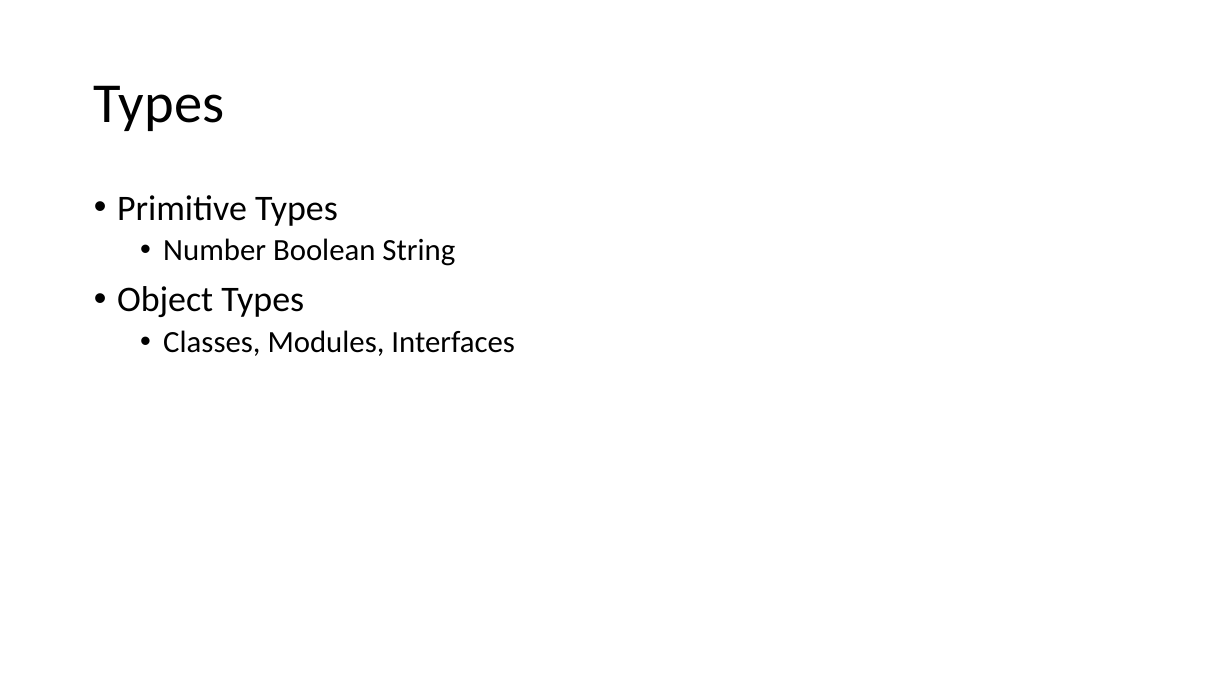
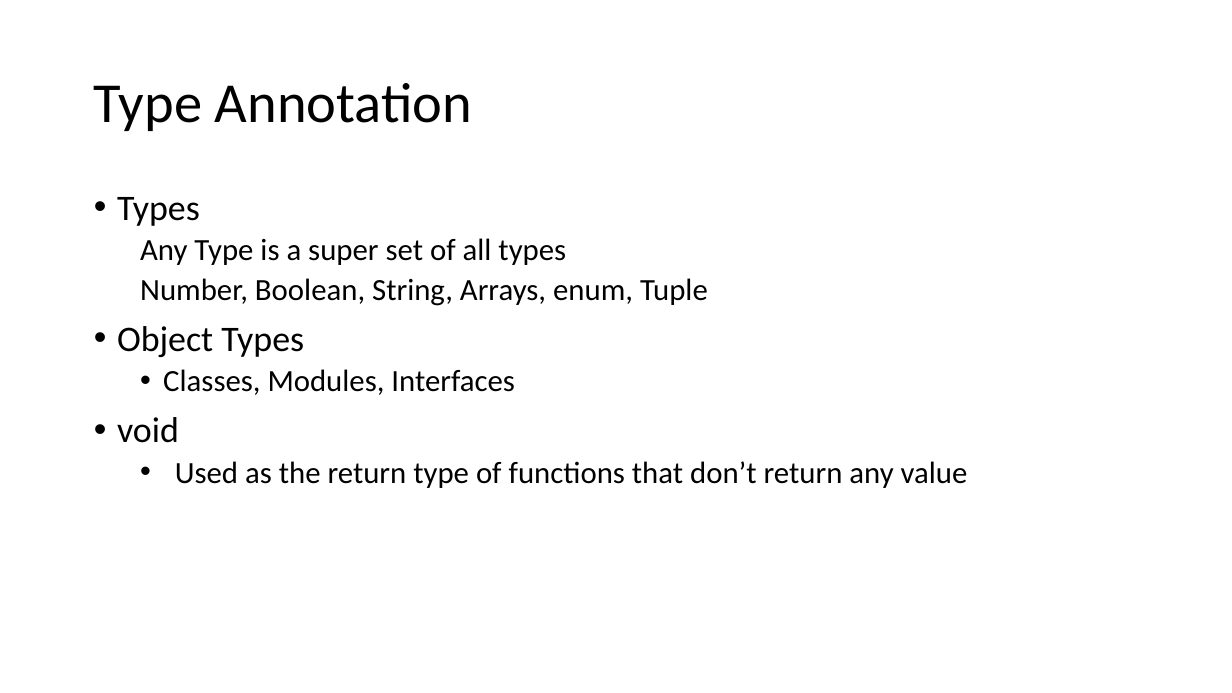
Before and after one commit to sitaramgarlapati/angularDemo, a slide deck: slide 11 of slides/Ang Sessions.pptx (slide 14 before the commit). Drawn at 1232x693 pixels with LibreOffice and Linux fonts; fonts in the diff are those of the drawing. Boxes give left, top, right and bottom in pixels: in the first picture for what was removed or moved away, otherwise in the second. Text is boxed around its words. In the diff, an @@ line names an element or a change of style, - is before the commit and + after.

```diff
--- a/slides/Ang Sessions.pptx
+++ b/slides/Ang Sessions.pptx
@@ title at (x1=94, y1=83, x2=472, y2=131): text changed @@
-Types
+Type Annotation
@@ text at (x1=117, y1=197, x2=708, y2=306): text changed @@
-• Primitive Types
-  • Number Boolean String
+• Types
+  Any Type is a super set of all types
+  Number, Boolean, String, Arrays, enum, Tuple
@@ text at (x1=117, y1=417, x2=968, y2=488): paragraphs added @@
+• void
+  • Used as the return type of functions that don’t return any value
```
Also in this commit, not shown: 11 other slides changed, 10 slides added, 12 slides removed, 1 other file.
